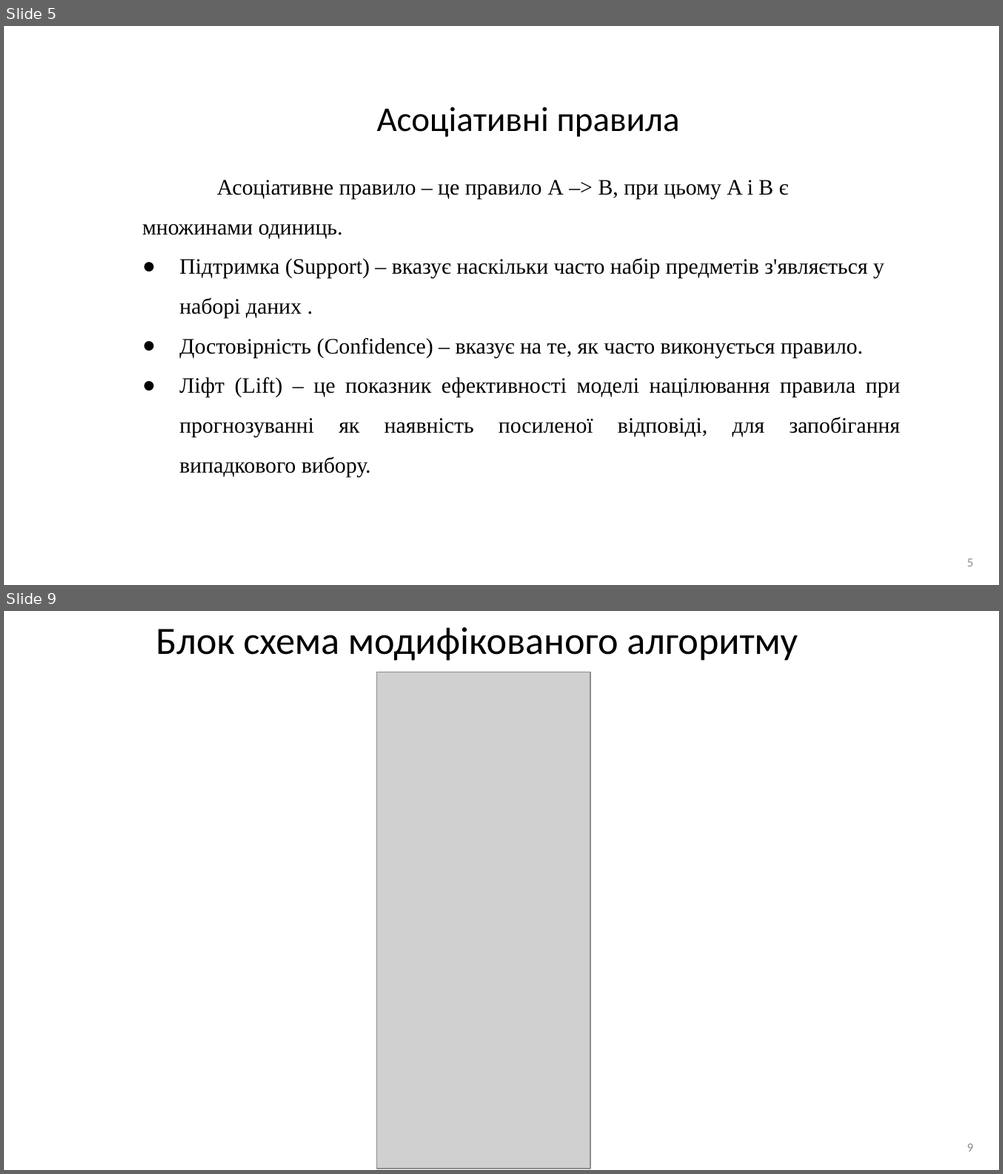
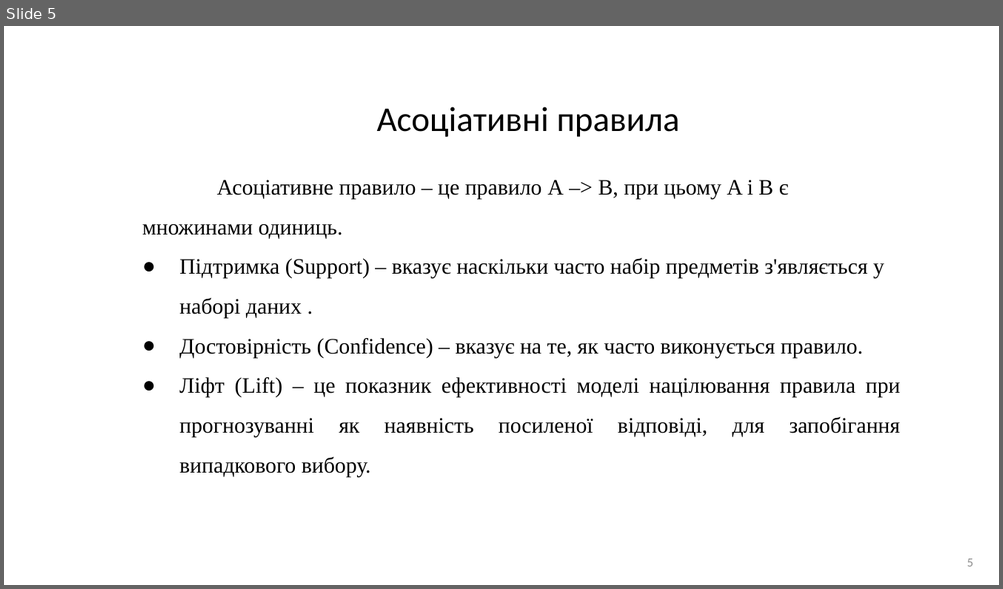
Before and after one commit to AndriiHavryliuk1/master2, a slide deck: docs/Дослідження_роботи_алгоритму_apriori.pptx. Shown one above the other, each under a label of ours: slides 5 and 9 before the commit, slide 5 after it; the slides between them are not shown. The pictures are 1003x1174 and 1003x589 pixels, drawn with LibreOffice and Linux fonts; fonts in the diff are those of the drawing; grey boxes stand for pictures. Boxes give left, top, right and bottom in pixels: in the first picture for what was removed or moved away, otherwise in the second. Text is boxed around its words. In the diff, an @@ line names an element or a change of style, - is before the commit and + after.

```diff
--- a/docs/Дослідження_роботи_алгоритму_apriori.pptx
+++ b/docs/Дослідження_роботи_алгоритму_apriori.pptx
@@ slide 9 removed at (4,611,999,1170), background #FFFFFF @@
@@ title removed at (156,627,797,661) @@
-Блок схема модифікованого алгоритму
@@ picture removed at (376,672,590,1169) @@
@@ page number removed at (967,1144,973,1152) @@
-9
```
Also in this commit, not shown: 6 slides changed, 7 slides added, 3 other slides removed, 1 other file.
